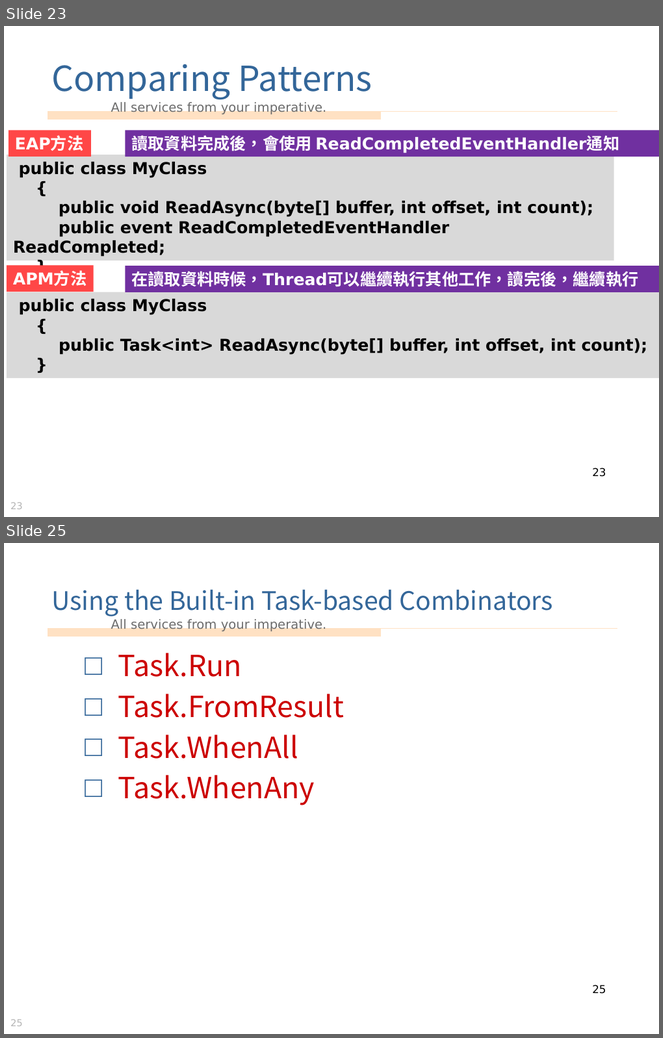
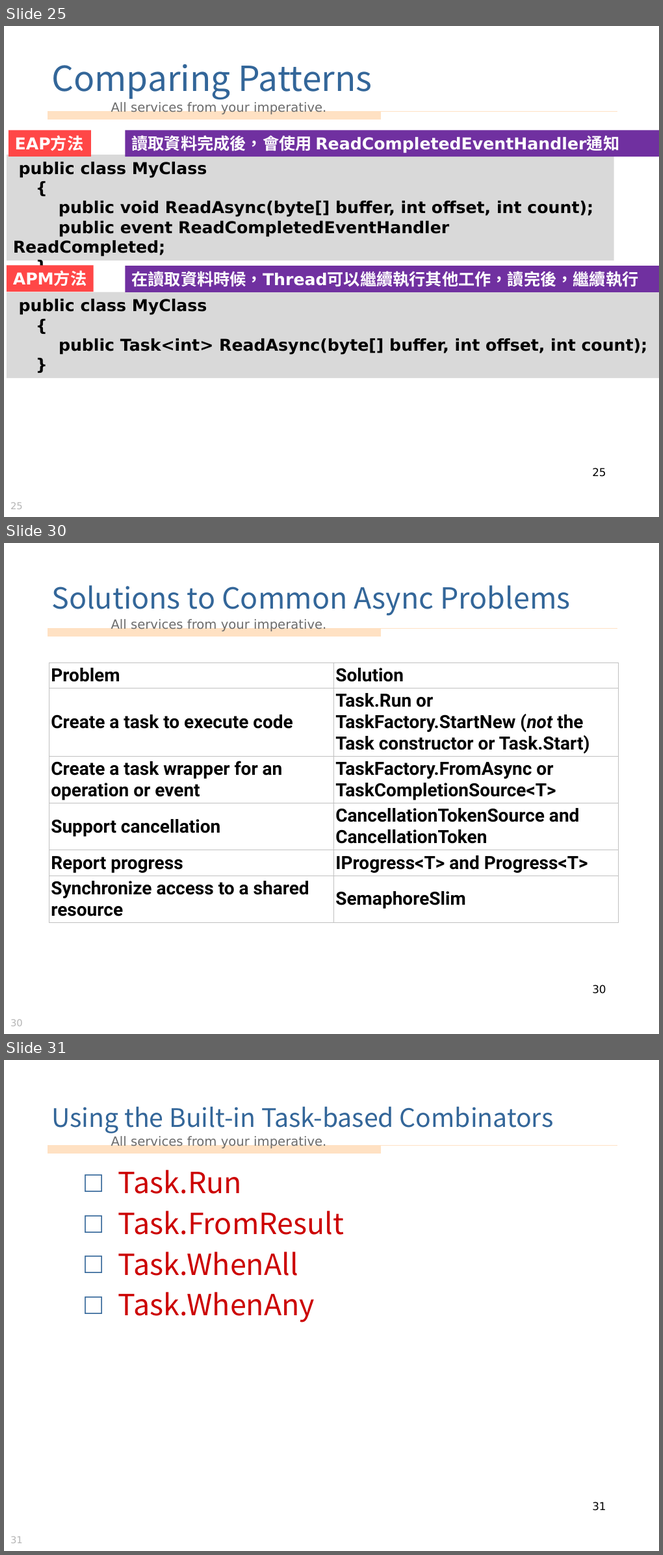
Before and after one commit to vulcanlee/Parallel_Asynchronous_Sample, a slide deck: 多執行緒處理和非同步處理.pptx. Shown one above the other, each under a label of ours: slides 23 and 25 before the commit, slides 25, 30 and 31 after it; the slides between them are not shown. The pictures are 663x1038 and 663x1555 pixels, drawn with LibreOffice and Linux fonts; fonts in the diff are those of the drawing; background and template pictures are left out. Boxes give left, top, right and bottom in pixels: in the first picture for what was removed or moved away, otherwise in the second. Text is boxed around its words. In the diff, an @@ line names an element or a change of style, - is before the commit and + after.

```diff
--- a/多執行緒處理和非同步處理.pptx
+++ b/多執行緒處理和非同步處理.pptx
@@ slide 30 added at (4,543,659,1034), background picture (left out); not listed: 4 template elements that a slide beside it also shows @@
@@ title added at (51,585,570,616), 32 pt, text #336699 @@
+Solutions to Common Async Problems
@@ table added at (50,663,620,928), 6 rows, 2 columns @@
+Problem | Solution
+Create a task to execute code | Task.Run or TaskFactory.StartNew (not the Task constructor or Task.Start)
+Create a task wrapper for an operation or event | TaskFactory.FromAsync or TaskCompletionSource<T>
+Support cancellation | CancellationTokenSource and CancellationToken
+Report progress | IProgress<T> and Progress<T>
+Synchronize access to a shared resource | SemaphoreSlim
@@ page number added at (592,985,606,994), 12 pt, text #000000 @@
+30
@@ what was slide 23 is now slide 25 @@
@@ page number at (592,468,606,477): text changed @@
-23
+25
@@ page number at (10,502,23,510): text changed @@
-23
+25
@@ what was slide 25 is now slide 31 @@
@@ page number at (592,1502,606,1511): text changed @@
-25
+31
@@ page number at (10,1536,23,1544): text changed @@
-25
+31
```
Also in this commit, not shown: 4 slides changed, 5 other slides added, 2 other files.
